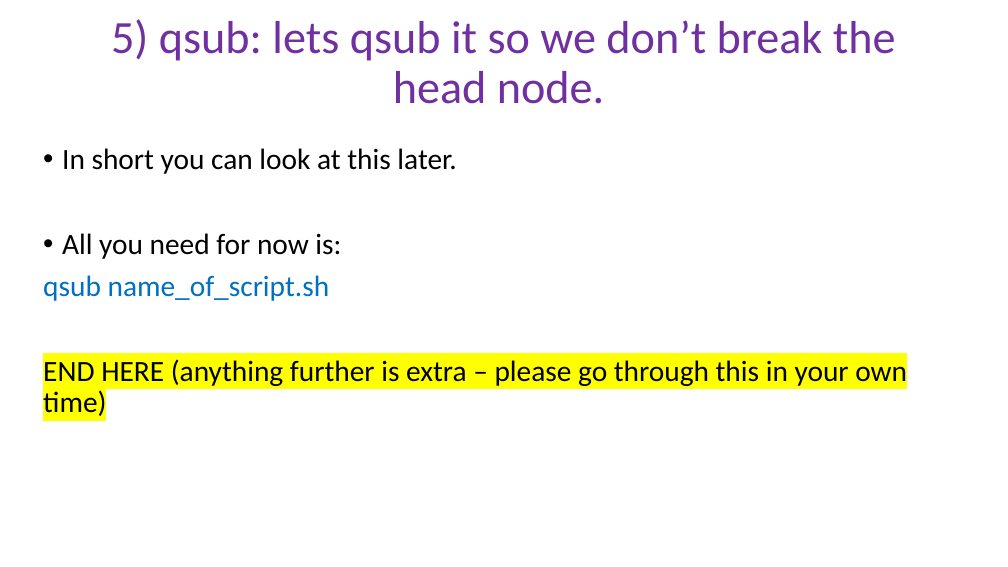
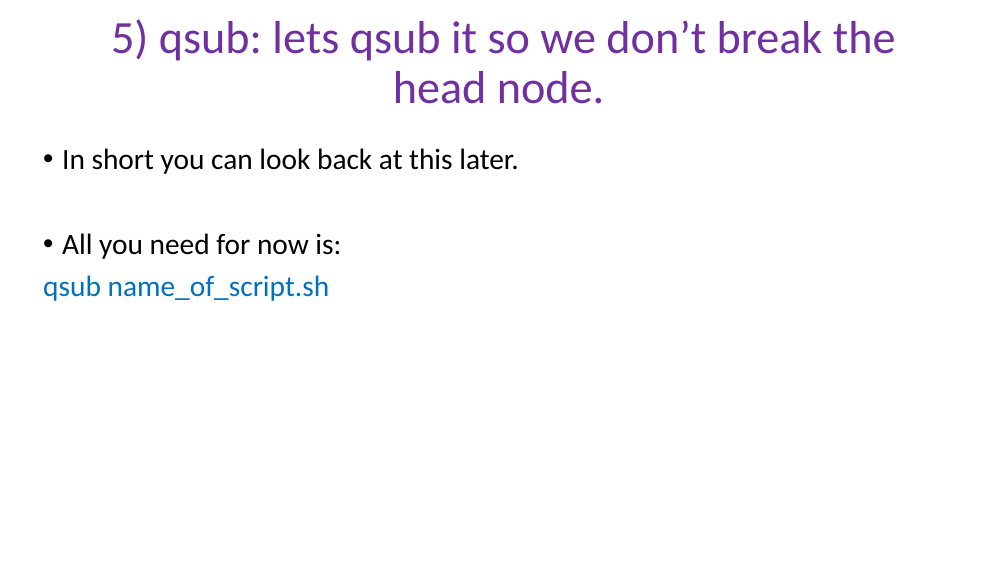
Before and after one commit to peterthorpe5/Msc_Digital_Health, a slide deck: slide 3 of powerpoint/5_qsub.pptx. Drawn at 1008x567 pixels with LibreOffice and Linux fonts; fonts in the diff are those of the drawing. Boxes give left, top, right and bottom in pixels: in the first picture for what was removed or moved away, otherwise in the second. Text is boxed around its words. In the diff, an @@ line names an element or a change of style, - is before the commit and + after.

```diff
--- a/powerpoint/5_qsub.pptx
+++ b/powerpoint/5_qsub.pptx
@@ text at <box>62,148,518,174</box>: text changed @@
-• In short you can look at this later.
+• In short you can look back at this later.
@@ text at <box>43,359,907,416</box>: paragraph removed @@
-END HERE (anything further is extra – please go through this in your own time)
```
Also in this commit, not shown: 2 other slides changed, 6 other files.
